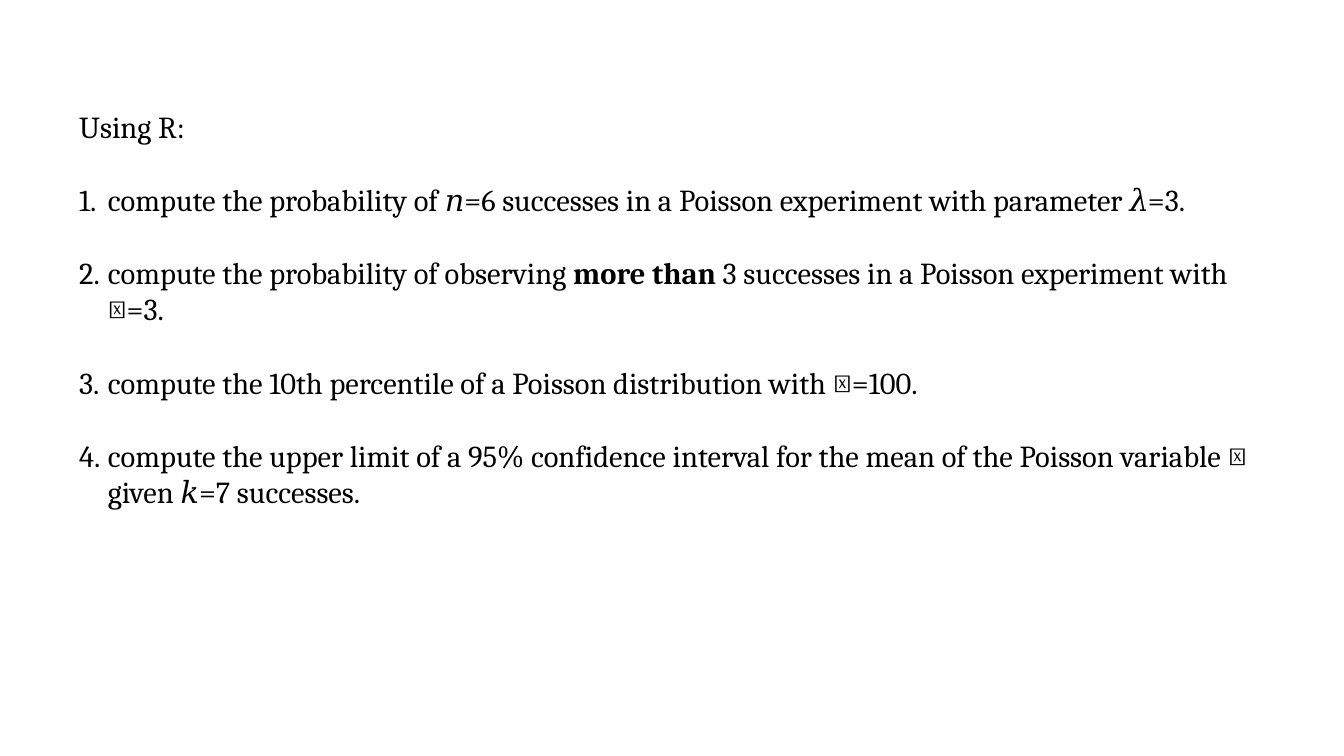
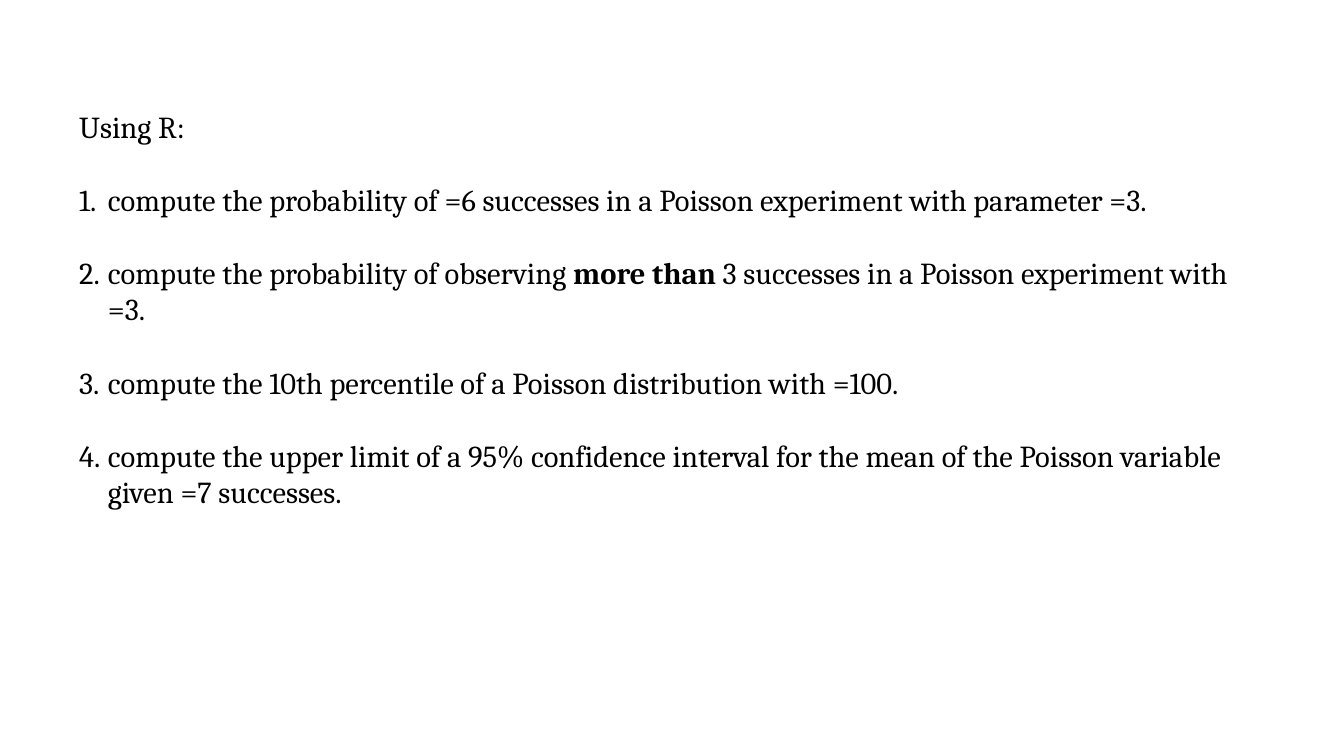
Before and after one commit to pvermees/geostats, a slide deck: slide 56 of slides/quizzes.odp (slide 55 before the commit). Drawn at 1344x756 pixels with LibreOffice and Linux fonts; fonts in the diff are those of the drawing. Boxes give left, top, right and bottom in pixels: in the first picture for what was removed or moved away, otherwise in the second. Text is boxed around its words. In the diff, an @@ line names an element or a change of style, - is before the commit and + after.

```diff
--- a/slides/quizzes.odp
+++ b/slides/quizzes.odp
@@ text at <box>108,189,1227,510</box>: text changed @@
-1. compute the probability of 𝑛=6 successes in a Poisson experiment with parameter 𝜆=3.
-2. compute the probability of observing more than 3 successes in a Poisson experiment with 𝜆=3.
-3. compute the 10th percentile of a Poisson distribution with 𝜆=100.
-4. compute the upper limit of a 95% confidence interval for the mean of the Poisson variable 𝜆 given 𝑘=7 successes.
+1. compute the probability of =6 successes in a Poisson experiment with parameter =3.
+2. compute the probability of observing more than 3 successes in a Poisson experiment with =3.
+3. compute the 10th percentile of a Poisson distribution with =100.
+4. compute the upper limit of a 95% confidence interval for the mean of the Poisson variable given =7 successes.
```
Also in this commit, not shown: 11 other slides changed, 1 slide added, 1 slide removed, 8 other files.
